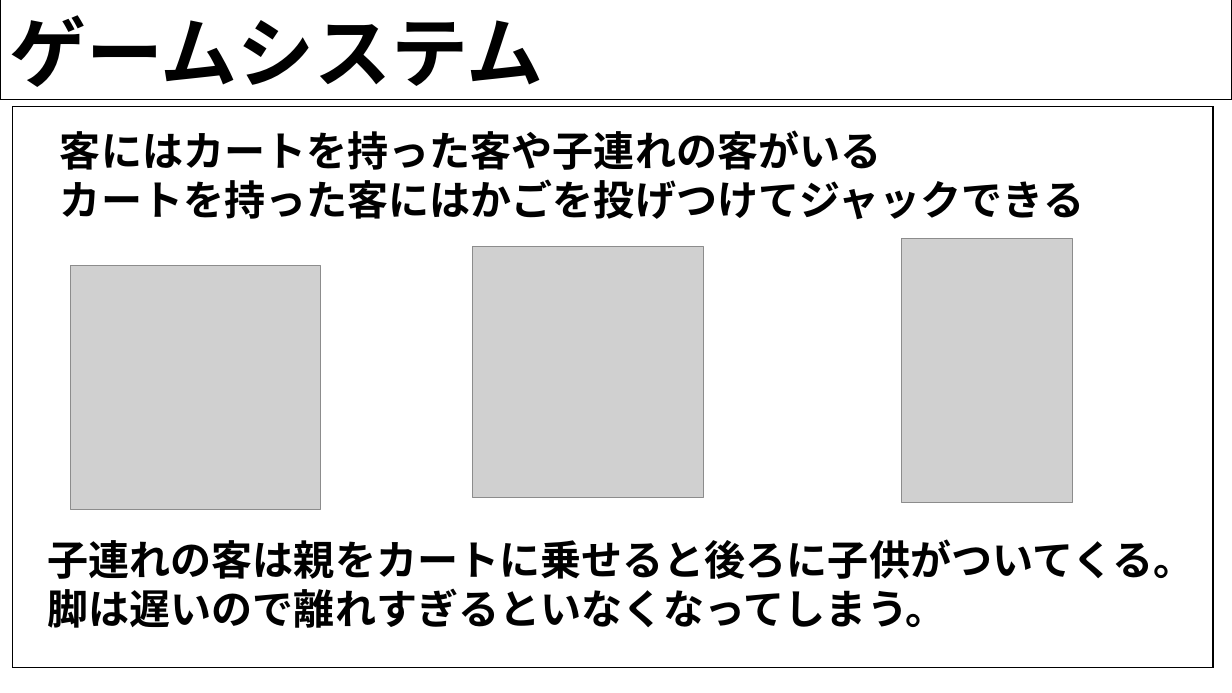
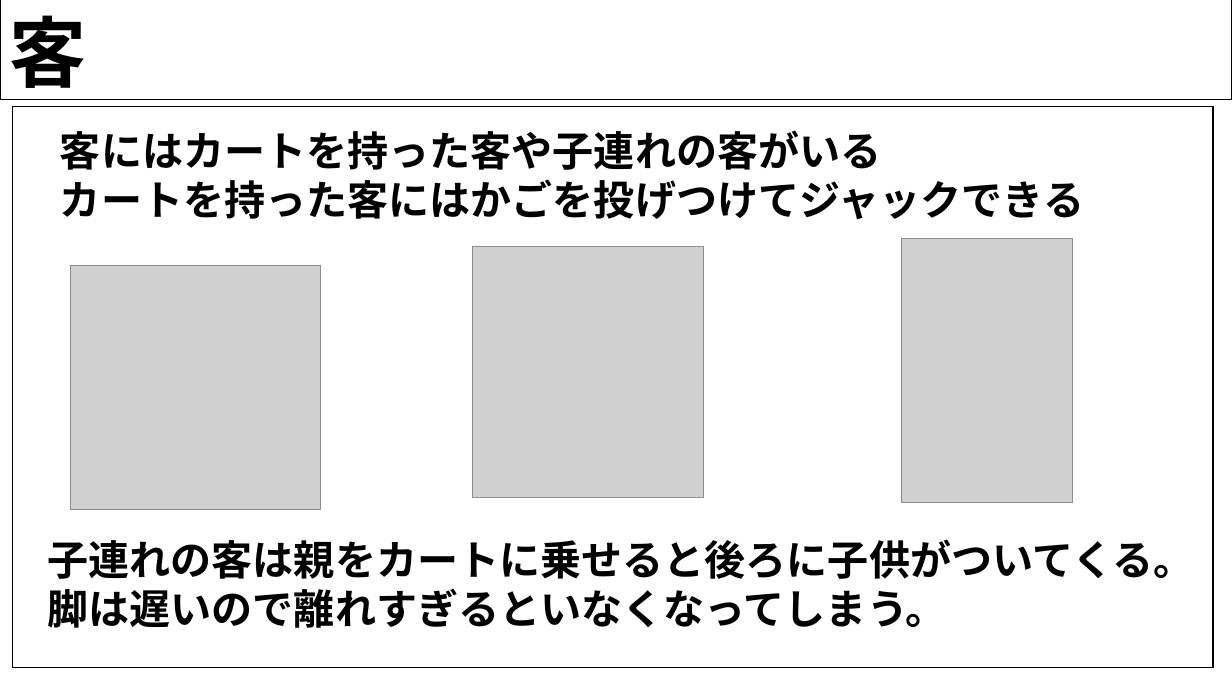
Before and after one commit to H29LatterPeriodTeam07/team07, a slide deck: slide 10 of 後期企画書/ショッピングカート.pptx (slide 12 before the commit). Drawn at 1232x693 pixels with LibreOffice and Linux fonts; fonts in the diff are those of the drawing; grey boxes stand for pictures; background and template pictures are left out. Boxes give left, top, right and bottom in pixels: in the first picture for what was removed or moved away, otherwise in the second. Text is boxed around its words. In the diff, an @@ line names an element or a change of style, - is before the commit and + after.

```diff
--- a/後期企画書/ショッピングカート.pptx
+++ b/後期企画書/ショッピングカート.pptx
@@ text at box(9, 15, 86, 100): text changed @@
-ゲームシステム
+客
```
Also in this commit, not shown: 7 other slides changed, 4 other files.
